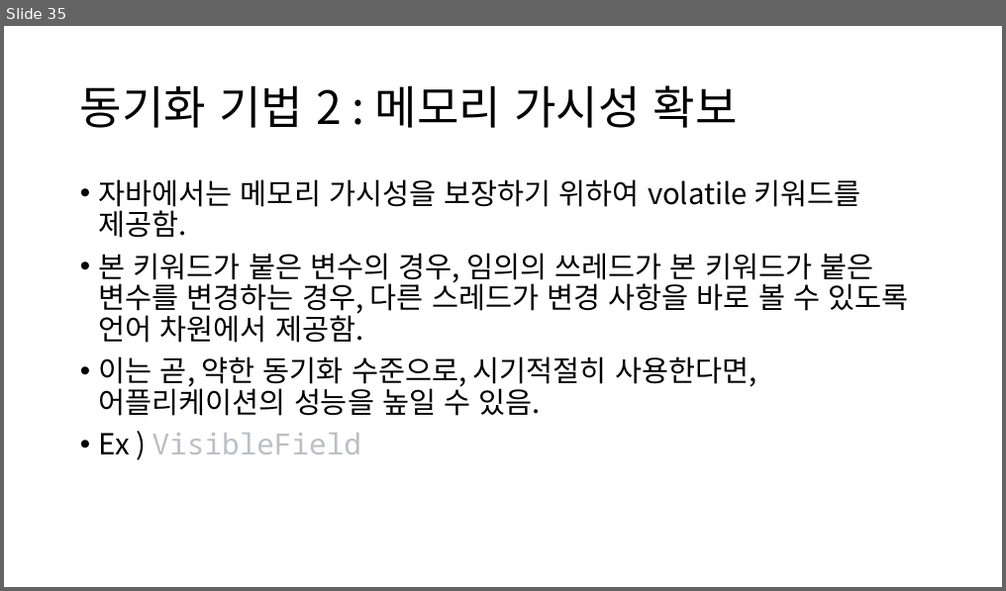
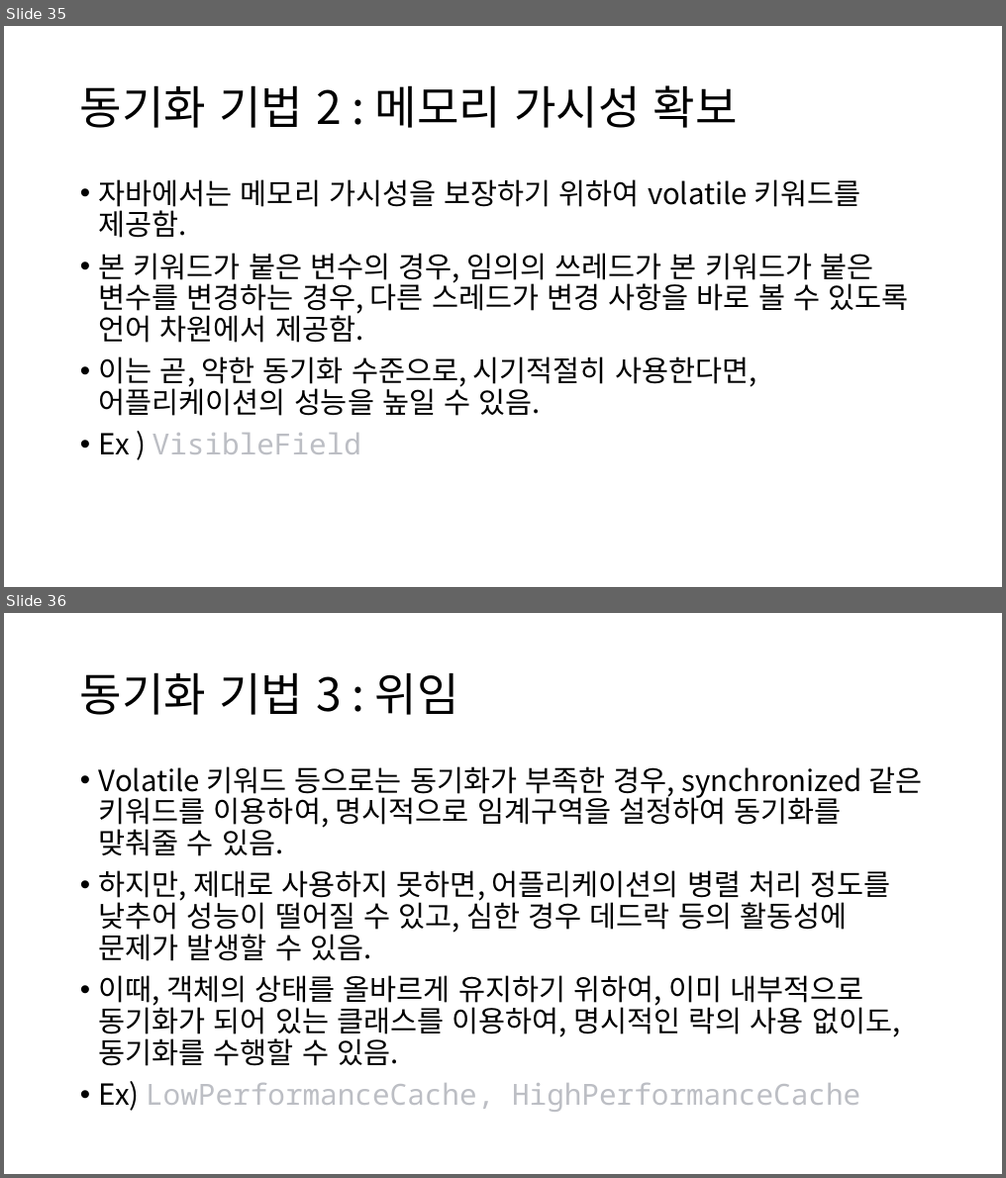
Before and after one commit to Baskervir/simcoding_jm, a slide deck: hy/수업자료/6주차 멀티쓰레딩/Multi Threading.pptx. Shown one above the other, each under a label of ours: slide 35 before the commit, slides 35 and 36 after it. The pictures are 1006x591 and 1006x1178 pixels, drawn with LibreOffice and Linux fonts; fonts in the diff are those of the drawing. Boxes give left, top, right and bottom in pixels: in the first picture for what was removed or moved away, otherwise in the second. Text is boxed around its words. In the diff, an @@ line names an element or a change of style, - is before the commit and + after.

```diff
--- a/hy/수업자료/6주차 멀티쓰레딩/Multi Threading.pptx
+++ b/hy/수업자료/6주차 멀티쓰레딩/Multi Threading.pptx
@@ slide 36 added at (x1=4, y1=613, x2=1002, y2=1174), background #FFFFFF @@
@@ title added at (x1=80, y1=672, x2=459, y2=715), 44 pt, text #000000 @@
+동기화 기법 3 : 위임
@@ text added at (x1=99, y1=766, x2=923, y2=1112), 28 pt, text #000000 @@
+• Volatile 키워드 등으로는 동기화가 부족한 경우, synchronized 같은 키워드를 이용하여, 명시적으로 임계구역을 설정하여 동기화를 맞춰줄 수 있음.
+• 하지만, 제대로 사용하지 못하면, 어플리케이션의 병렬 처리 정도를 낮추어 성능이 떨어질 수 있고, 심한 경우 데드락 등의 활동성에 문제가 발생할 수 있음.
+• 이때, 객체의 상태를 올바르게 유지하기 위하여, 이미 내부적으로 동기화가 되어 있는 클래스를 이용하여, 명시적인 락의 사용 없이도, 동기화를 수행할 수 있음.
+• Ex) LowPerformanceCache, HighPerformanceCache
```
Also in this commit, not shown: 2 other files.
